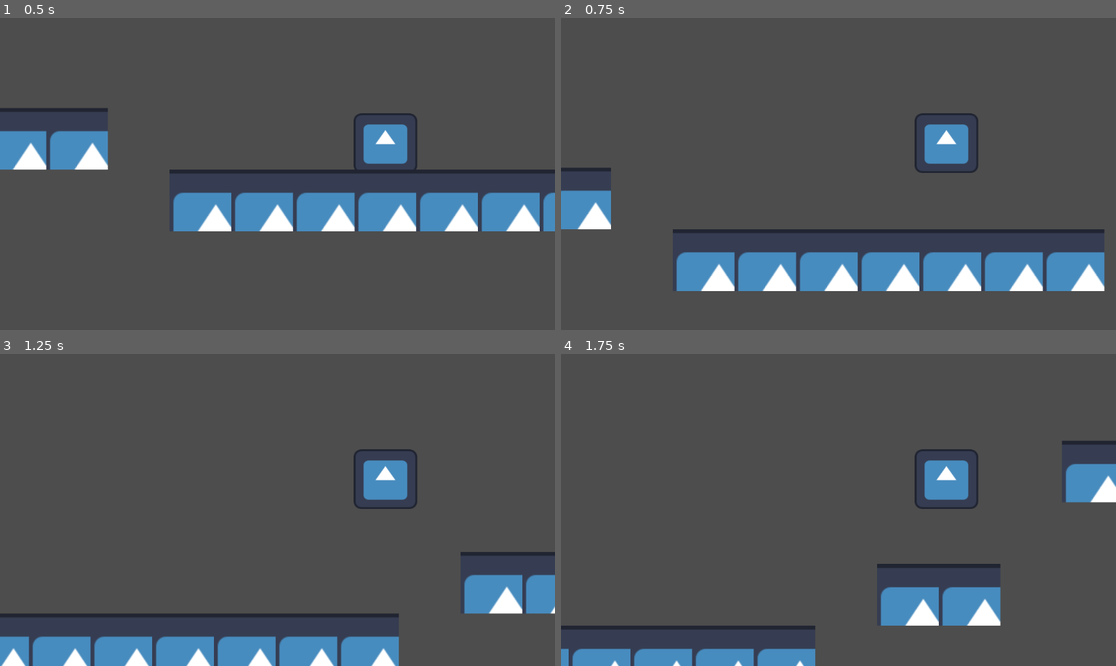
Above: before the commit, frames 1-4 (two rows, left to right).
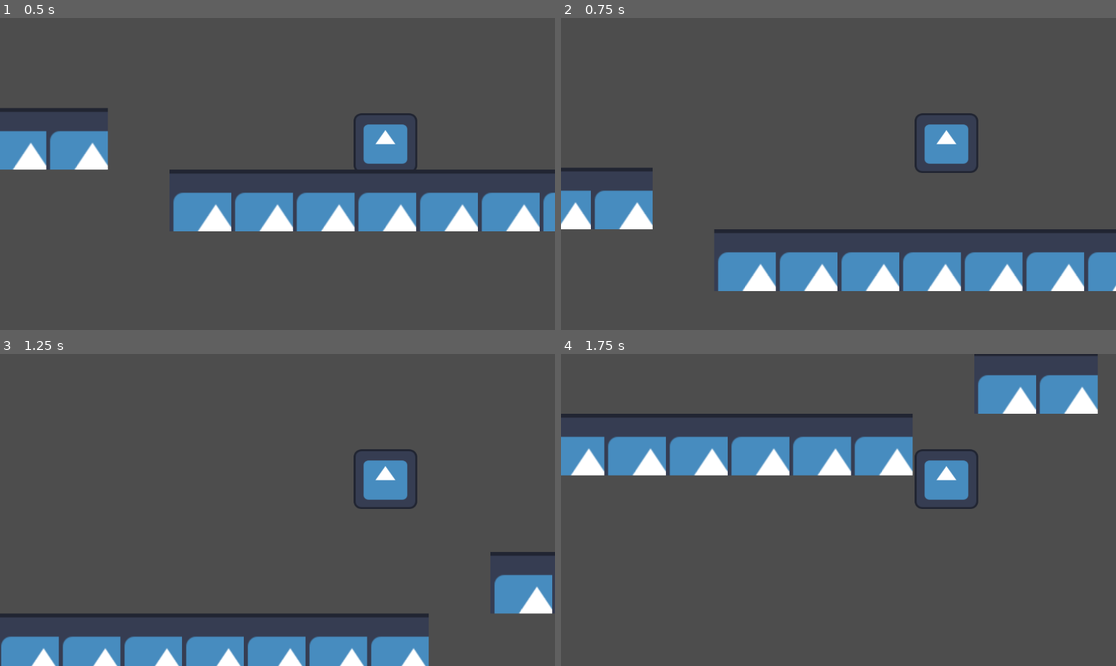
Above: after the commit, the same moments.

Repository: Callerer/night-knight
Game: Godot game, scene res://scenes/mainscene.tscn
Two runs of this game, one before a commit and one after it. Both use one fixed random seed, a clock stepped at 60 frames per second and the inputs below. The engine's default icon, where the game draws it, is replaced by a stand-in: a white triangle on a blue panel in a dark square.
Inputs:
- Up to frame 1 (0.5 s): no input
- Up to frame 2 (0.75 s): tap Enter (ui_accept) at 0.5 s; hold Right (ui_right) from 0.53 s (still down); tap Alt at 0.6 s
- Up to frame 3 (1.25 s): keep holding Right (ui_right); tap Enter (ui_accept) at 0.77 s
- Up to frame 4 (1.75 s): keep holding Right (ui_right); tap Shift at 1.35 s; tap Enter (ui_accept) at 1.52 s

Frame 1 is identical in both runs. In frame 2, 7.0% of the frame differs, in the area x 0-100%, y 48-88%; in frame 3, 5.0%; in frame 4, 18%, in the area x 0-100%, y 0-100%.

Commit message:
movements update

Diff:
--- a/scripts/character_body_2d.gd
+++ b/scripts/character_body_2d.gd
@@ -2,7 +2,7 @@
 
 @onready var coyote_timer = $CoyoteTimer
 
-const SPEED = 300.0
+const SPEED = 390.0
 const JUMP_VELOCITY = -600.0
 
 
@@ -21,10 +21,12 @@
 	# Get the input direction and handle the movement/deceleration.
 	# As good practice, you should replace UI actions with custom gameplay actions.
 	var direction := Input.get_axis("ui_left", "ui_right")
+
 	if direction:
-		velocity.x = direction * SPEED
+		# We use move_toward for basic acceleration/deceleration
+		velocity.x = move_toward(velocity.x, direction * SPEED, SPEED * 2.0 * delta) # Last value is acceleration
 	else:
-		velocity.x = move_toward(velocity.x, 0, SPEED)
+		velocity.x = move_toward(velocity.x, 0, SPEED * 2.0 * delta) # Decelerate to a stop
 
 	# checking before vs after mov n slide when jumoed to start coyote timer
 	var was_on_floor = is_on_floor()
